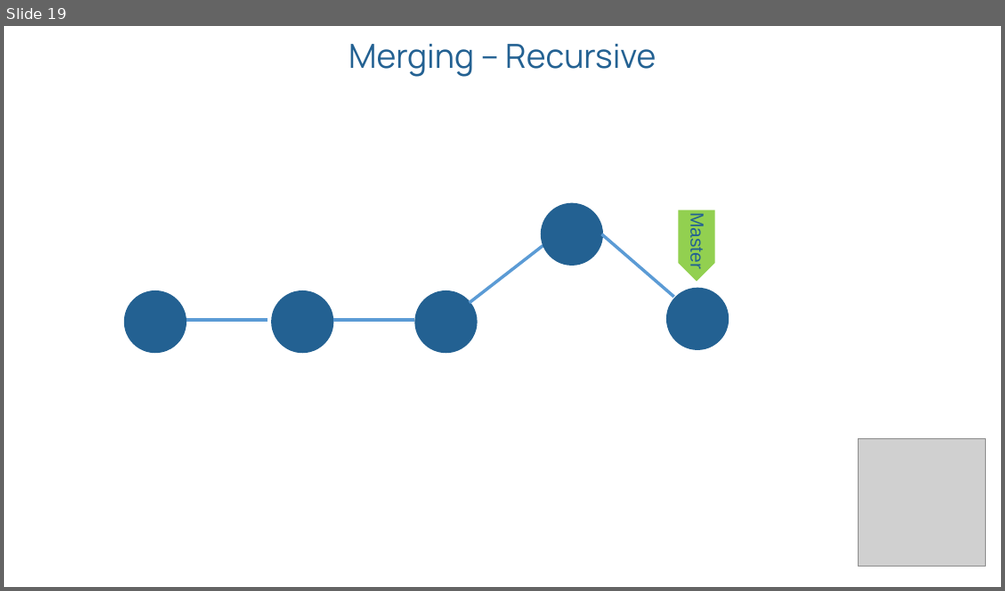
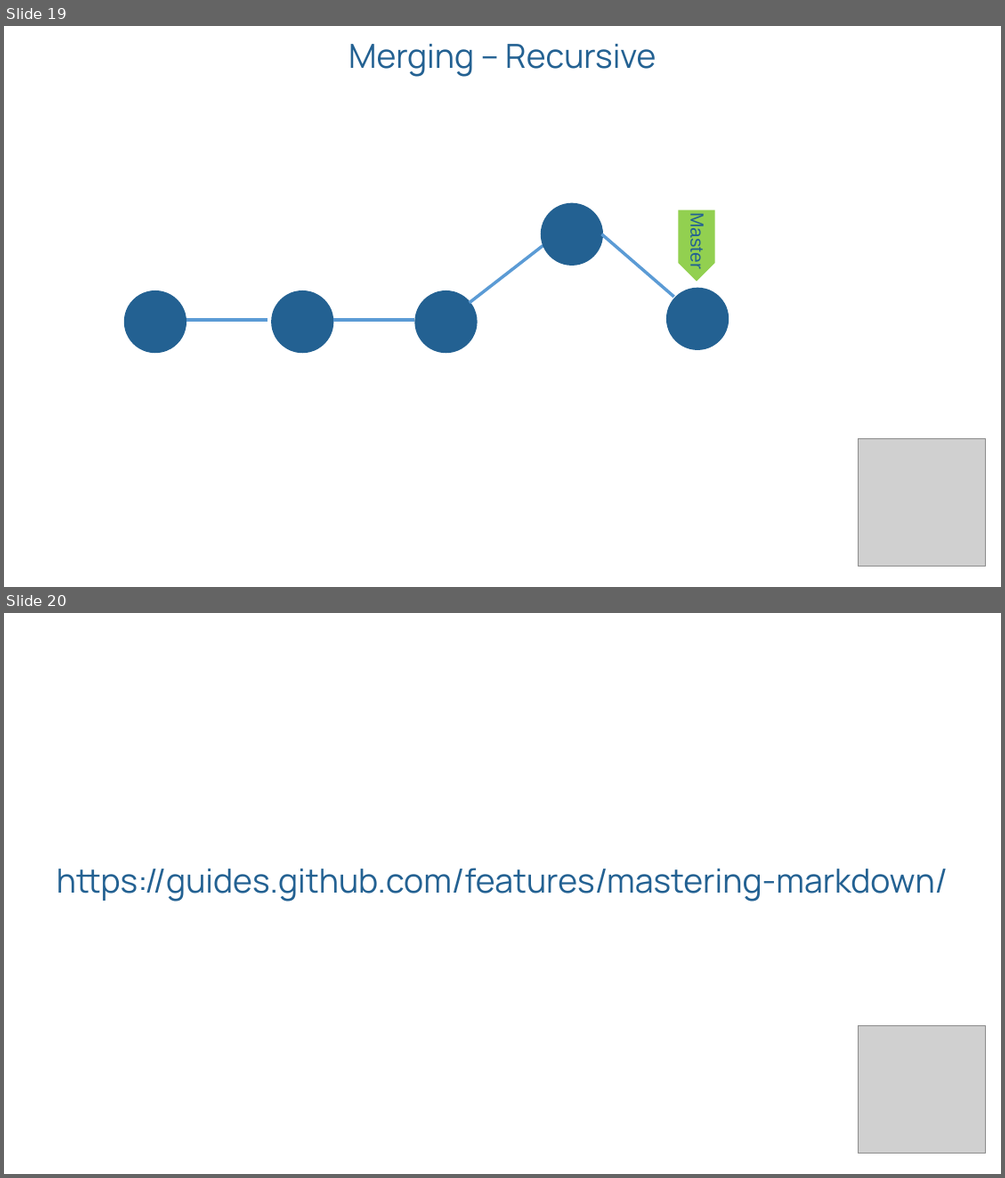
Before and after one commit to win10trainer/gtt, a slide deck: Git&GitHub.pptx. Shown one above the other, each under a label of ours: slide 19 before the commit, slides 19 and 20 after it. The pictures are 1005x591 and 1005x1178 pixels, drawn with LibreOffice and Linux fonts; fonts in the diff are those of the drawing; grey boxes stand for pictures; background and template pictures are left out. Boxes give left, top, right and bottom in pixels: in the first picture for what was removed or moved away, otherwise in the second. Text is boxed around its words. In the diff, an @@ line names an element or a change of style, - is before the commit and + after.

```diff
--- a/Git&GitHub.pptx
+++ b/Git&GitHub.pptx
@@ slide 20 added at bbox=[4, 613, 1001, 1174], background picture (left out) @@
@@ text added at bbox=[57, 868, 947, 901], 32 pt, text #236192 @@
+https://guides.github.com/features/mastering-markdown/
@@ picture added at bbox=[858, 1025, 986, 1153] @@
```
Also in this commit, not shown: 7 slides changed.
